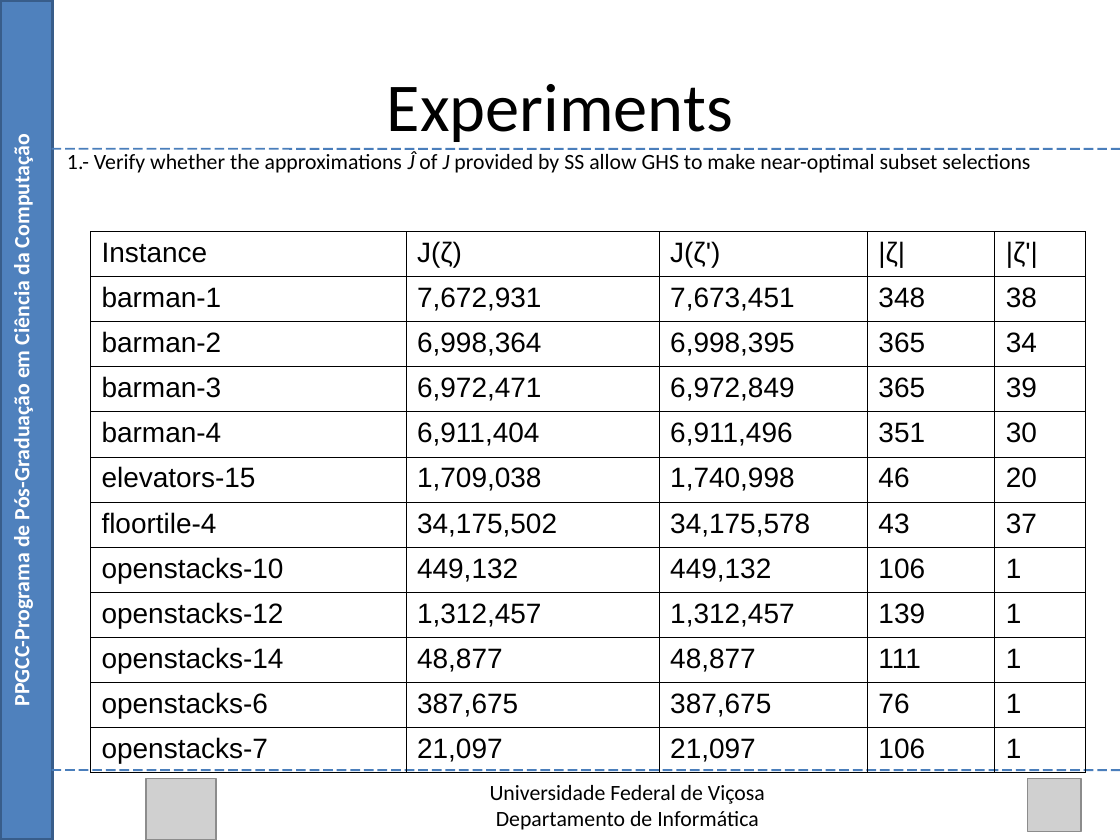
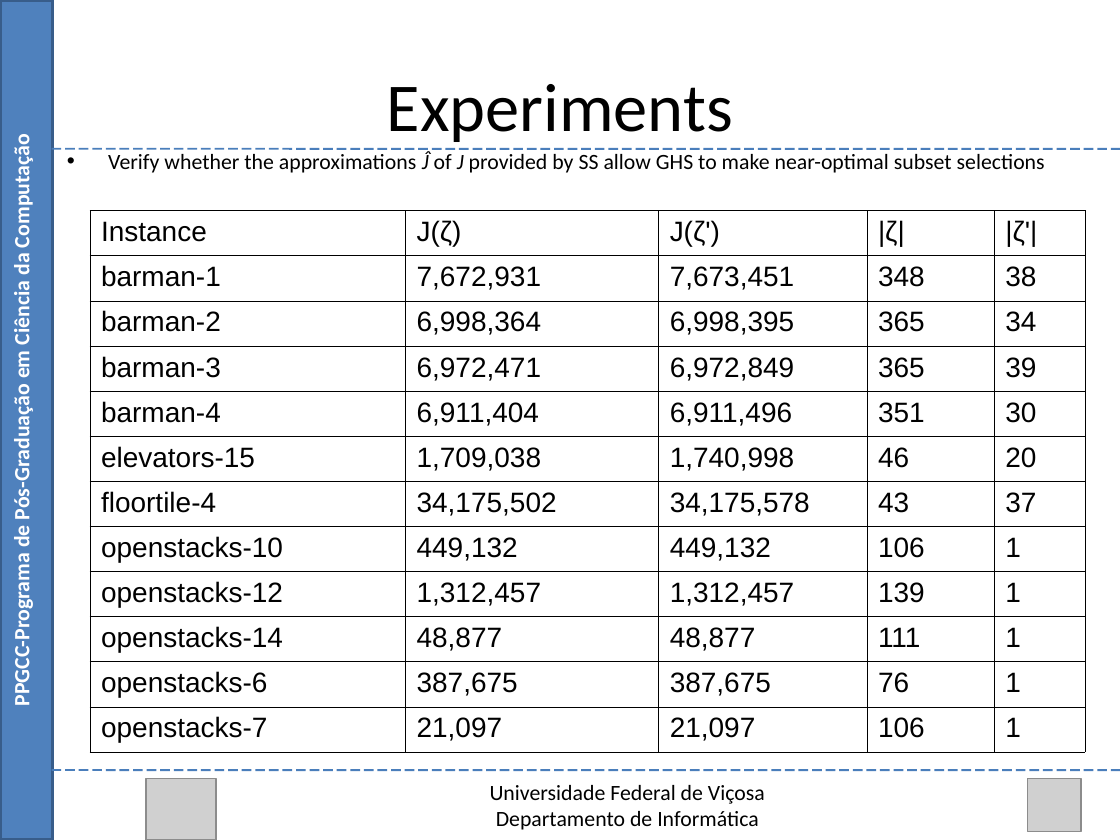
Before and after one commit to Marvinsky/research-marvin, a slide deck: slide 40 of latex/odp/selection heuristics.odp. Drawn at 1120x840 pixels with LibreOffice and Linux fonts; fonts in the diff are those of the drawing; grey boxes stand for pictures. Boxes give left, top, right and bottom in pixels: in the first picture for what was removed or moved away, otherwise in the second. Text is boxed around its words. In the diff, an @@ line names an element or a change of style, - is before the commit and + after.

```diff
--- a/latex/odp/selection heuristics.odp
+++ b/latex/odp/selection heuristics.odp
@@ text at bbox=[108, 151, 1045, 173]: text changed @@
-1.- Verify whether the approximations Ĵ of J provided by SS allow GHS to make near-optimal subset selections
+• Verify whether the approximations Ĵ of J provided by SS allow GHS to make near-optimal subset selections
@@ table: place and size @@
-table at bbox=[91, 232, 1086, 773]
+table at bbox=[90, 211, 1085, 752]
```
Also in this commit, not shown: 4 other slides changed, 1 slide added, 1 other file.
